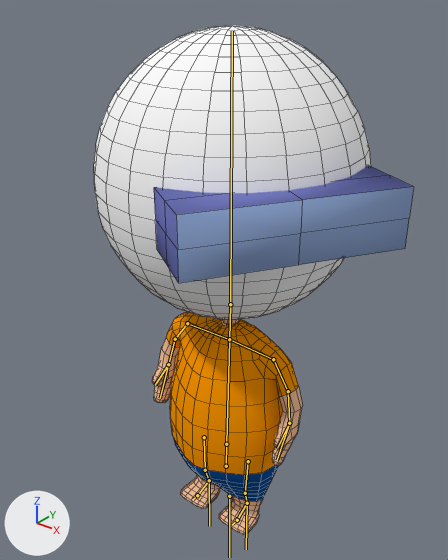
What one commit did to the Blender file introduction/blend/016_004.blend.
One viewpoint serves both versions: a 50 mm camera at (3.62, -4.64, 5.91) aimed at (0.01, -0.13, 3.11). The axes (+X, +Y, +Z) are drawn at lower left. The lights are the same throughout. Both versions are drawn at frame 1 of the action 'Rove'; the numbers are the values there. The bones that bend it are drawn over the model as lines. Mesh edges are drawn as thin lines.

Objects in the first picture: '立方体'.
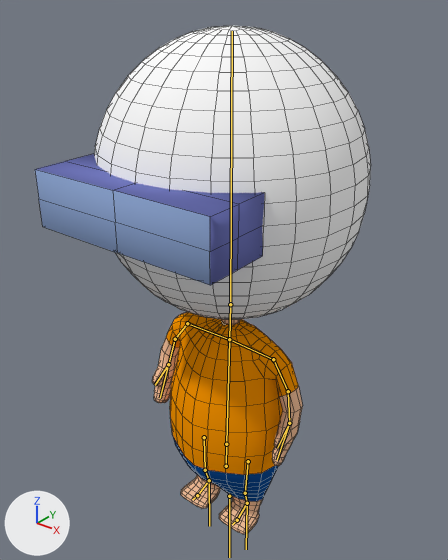
The edits, one by one:
Bone 'Head' (bone_head) turns from (0, 58, 0) to (0, 1, 0) degrees about its own x, y and z.

Pixel boxes (x1, y1, x2, y2) of what changed, in the pictures (448 x 560 px):
'立方体', posed
    before: (94, 26, 414, 534)
    after: (35, 26, 371, 534)
